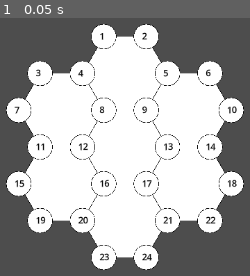
Above: before the commit, frame 1.
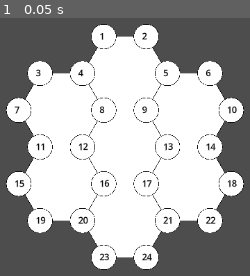
Above: after the commit, the same moment.

Repository: Sheepy3/insurgencygame
Game: Godot game, scene res://MapStuff/generated_map.tscn
Same seed, same stepped clock (60 frames per second), same inputs: the game is played once before the commit and once after it. This scene is started directly instead of the project's main scene.
Inputs:
- Up to frame 1 (0.05 s): no input

The runs differ from the first frame. In frame 1, 0.5% of the frame differs, in the area x 6-94%, y 2-98%.

Commit message:
removed distanced squared check and quantized node positions to fix bug with sorting

Diff:
--- a/MapStuff/generated_map.gd
+++ b/MapStuff/generated_map.gd
@@ -5,10 +5,9 @@
 
 func _ready() -> void:
 	var sum_points:Array
-	var centers := hex_centers(1, s)  # e.g. N=1 ring, R=10
+	var centers := hex_centers(1, s)  # e.g. N=1 ring, s= center to vertex distance
 	for i in range(centers.size()):
 		var v:Vector2 = centers[i]
-		#print("Hex %d: x=%f, y=%f" % [i, v.x, v.y])
 		var new_hex:Node = testhex.instantiate()
 		new_hex.position = v
 		add_child(new_hex)
@@ -17,28 +16,29 @@
 
 	var sum_points_pruned:Array
 	for point:Vector2 in sum_points:
+		var V:Vector2 = Vector2(
+				round(point.x), # converts all x coordinates to integers so they aren't weird anymore
+				round(point.y) # this removes error in the y-axis by resetting the y point to an integer and then re-multiplying by h.
+			)
+
 		var unique:bool = true
 		for q:Vector2 in sum_points_pruned:
-			print(point.distance_squared_to(q))
-			if point.distance_squared_to(q) < 0.25:
+			if V in sum_points_pruned:
 				unique = false
 		if unique:
-			sum_points_pruned.append(point)
+			sum_points_pruned.append(V)
 	sum_points_pruned.sort_custom(func(a:Vector2, b:Vector2)-> bool:
 		if a.y < b.y:           # clearly above → comes first
 			return true
 		if a.y > b.y:           # clearly below → comes after
 			return false
 		return a.x < b.x        # same row → left-to-right
-)
-	print(sum_points_pruned)
+	)
 	for o in range(sum_points_pruned.size()):
 		var new_dot:Node = testdot.instantiate()
 		new_dot.position = sum_points_pruned[o]
 		new_dot.find_child("Label").text = str(o+1)
 		add_child(new_dot)
-
-		#	print(points)
 
 #generates virtual hexagons
 func hex_centers(n: int, s: float) -> Array:
